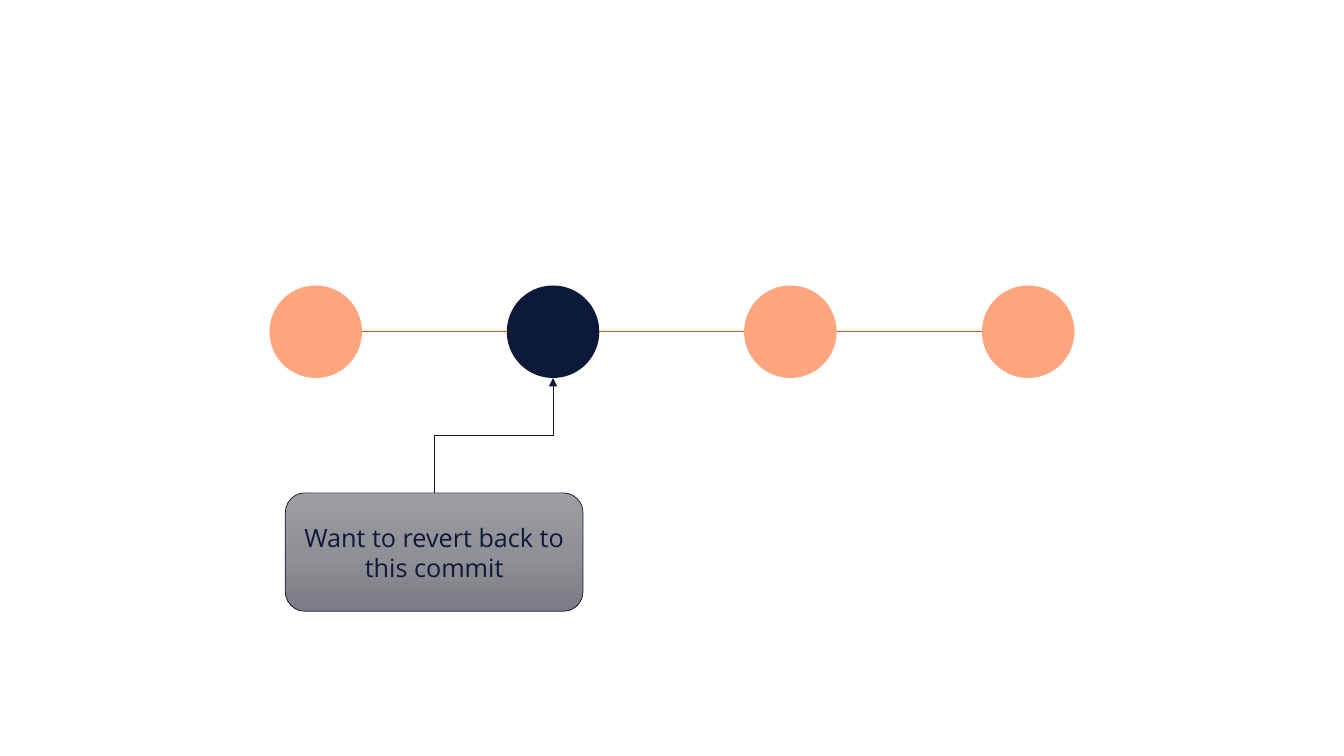
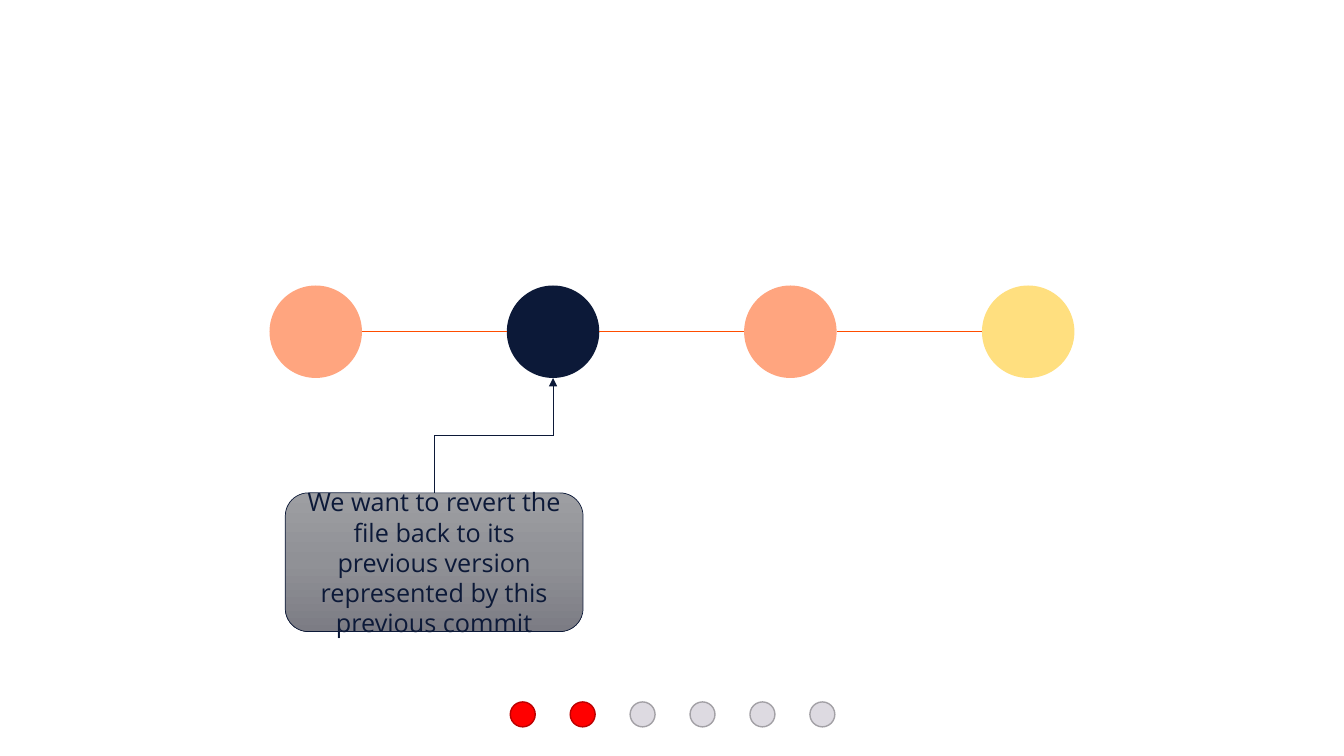
Before and after one commit to e815135/Shiny-App-Project, a slide deck: slide 25 of making basic workflow diagram.pptx. Drawn at 1344x756 pixels with LibreOffice and Linux fonts; fonts in the diff are those of the drawing. Boxes give left, top, right and bottom in pixels: in the first picture for what was removed or moved away, otherwise in the second. Text is boxed around its words. In the diff, an @@ line names an element or a change of style, - is before the commit and + after.

```diff
--- a/making basic workflow diagram.pptx
+++ b/making basic workflow diagram.pptx
@@ ellipse at [982, 285, 1075, 378]: fill #FF4D00 at 50% opacity to #FFC100 at 50% opacity @@
@@ rounded rectangle "We want to revert the ...": place and size @@
-rounded rectangle "We want to revert the ..." at [285, 493, 583, 611]
+rounded rectangle "We want to revert the ..." at [285, 493, 583, 632]
@@ text in rounded rectangle at [308, 488, 560, 639]: text changed @@
-Want to revert back to this commit
+We want to revert the file back to its previous version represented by this previous commit
@@ ellipse added at [510, 702, 535, 727], fill #FF0000, outline #BD0000 1 pt @@
@@ ellipse added at [571, 702, 596, 727], fill #FF0000, outline #BD0000 1 pt @@
@@ ellipse added at [630, 702, 655, 727], fill #DDDAE1, outline #A3A1A6 1 pt @@
@@ ellipse added at [691, 702, 716, 727], fill #DDDAE1, outline #A3A1A6 1 pt @@
@@ ellipse added at [750, 702, 775, 727], fill #DDDAE1, outline #A3A1A6 1 pt @@
@@ ellipse added at [810, 702, 835, 727], fill #DDDAE1, outline #A3A1A6 1 pt @@
```
Also in this commit, not shown: 40 other slides changed, 2 slides added.
